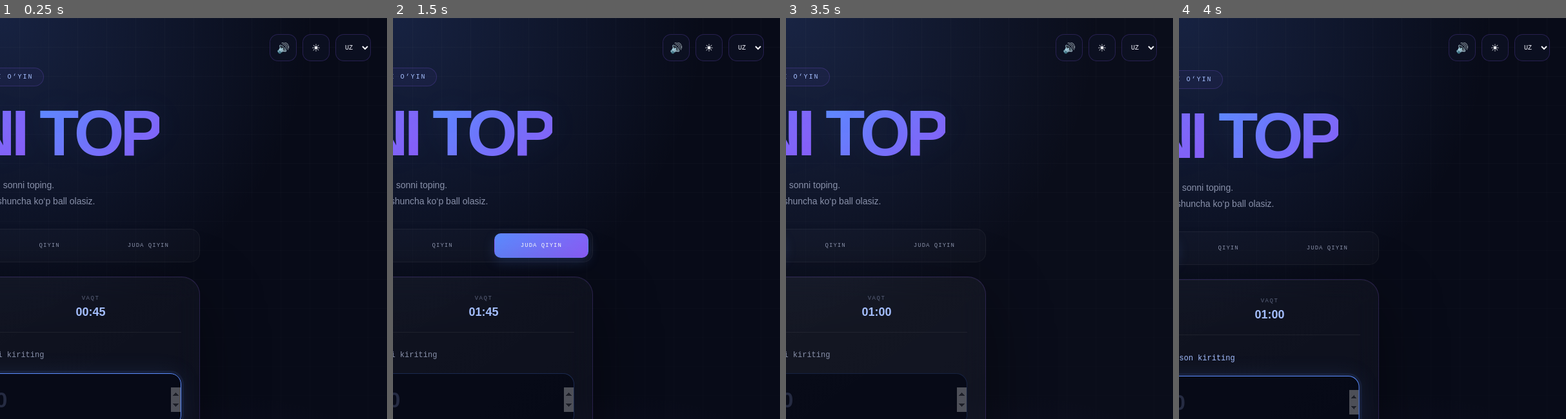
Above: before the commit, frames 1-4 (left to right).
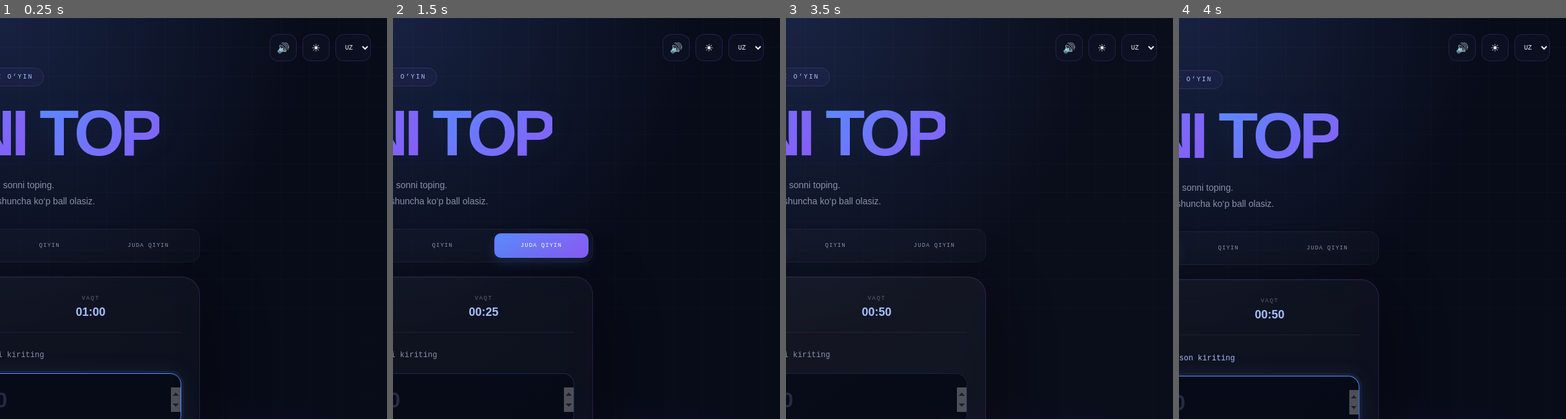
Above: after the commit, the same moments.

Repository: javoxirrazaqov/Sonni_Top-MiniGame
Game: browser game, page web/index.html
Same seed, same stepped clock (60 frames per second), same inputs: the game is played once before the commit and once after it.
Inputs (mouse positions are % of the whole screen's width and height, from its top left):
- Up to frame 1 (0.25 s): no input
- Up to frame 2 (1.5 s): click "JUDA QIYIN" at 1.27 s
- Up to frame 3 (3.5 s): click "O‘RTA" at 1.87 s; click "☀" at 2.47 s; click "🌙" at 3.07 s
- Up to frame 4 (4 s): click (50, 48) at 3.67 s; type "6" at 3.67 s; tap Enter at 3.7 s
The pictures show only the part of the screen within x 50-100%, y 0-50%; the shares and areas given below are measured in that part.

The runs differ from the first frame. In frame 1, less than 0.1% of the frame differs, in the area x 21-28%, y 72-75%; in frame 2, less than 0.1%; in frame 3, less than 0.1%; in frame 4, less than 0.1%.

Commit message:
Number Game

Diff:
--- a/web/script.js
+++ b/web/script.js
@@ -443,28 +443,28 @@
     easy: {
         min: 1,
         max: 50,
-        time: 45,
+        time: 60,
         multiplier: 1
     },
 
     medium: {
         min: 1,
         max: 100,
-        time: 60,
+        time: 50,
         multiplier: 1.5
     },
 
     hard: {
         min: 1,
         max: 500,
-        time: 75,
+        time: 40,
         multiplier: 2
     },
 
     extreme: {
         min: 1,
         max: 1000,
-        time: 105,
+        time: 25,
         multiplier: 3
     }
 
